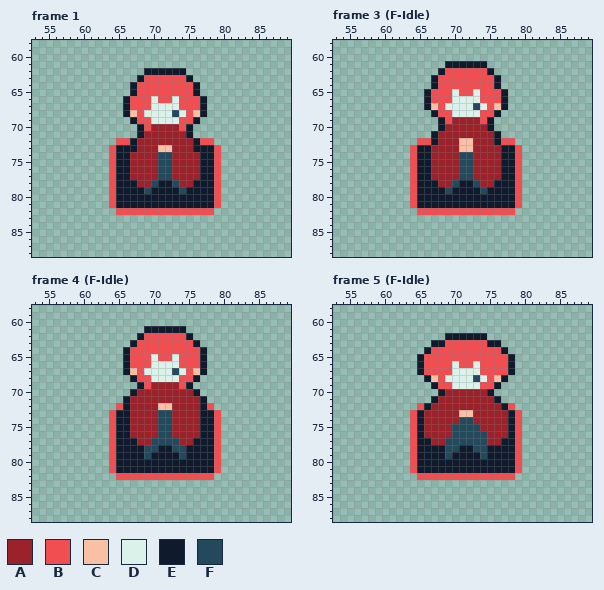
Edited in one commit: pixel-art file (Assets/Animations/Red Character.aseprite). The first picture shows the starting point.
144x144 pixels, 46 frames. Shown: frame 1: x 53..89, y 58..88; frame 3 (F-Idle): x 53..89, y 58..88; frame 4 (F-Idle): x 53..89, y 58..88; frame 5 (F-Idle): x 53..89, y 58..88. The commit also changed other frames, which this record leaves out.
Visible layers, top first: "Flattened", "Head", "Cloak", "Body", "Shadow".
Palette (. is transparent): A #9b222b  B #f14e52  C #fac0a5  D #daf2e9  E #101a2d  F #23495d
Pixels before, frame 1, first column x 64:
62 .....EEEEEE.....
63 ....EBBBBBBE....
64 ...EBBBBBBBBE...
65 ...EBBBBBBBBE...
66 ..EBBBDBBDBBBE..
67 ..EBBBDDDDBBBE..
68 ..ECBDDDDFDBCE..
69 ...EBBDDDDBBE...
70 ....EBAAAABE....
71 ....EAAAAAAE....
72 .BBEAAAAAAAAEBB.
73 BEEEAAACCAAAEEEB
74 BEEAAAAFFAAAAEEB
75 BEEAAAAFFAAAAEEB
76 BEEAAAAFFAAAAEEB
77 BEEAAAAFFAAAAEEB
78 BEEEAAFEEFAAEEEB
79 BEEEEFEEEEFEEEEB
80 BEEEEEEEEEEEEEEB
81 BEEEEEEEEEEEEEEB
82 .BBBBBBBBBBBBBB.
Pixels before, frame 3 (F-Idle), first column x 64:
61 .....EEEEEE.....
62 ....EBBBBBBE....
63 ...EBBBBBBBBE...
64 ...EBBBBBBBBE...
65 ..EBBBDBBDBBBE..
66 ..EBBBDDDDBBBE..
67 ..ECBDDDDFDBCE..
68 ...EBBDDDDBBE...
69 ....EBAAAABE....
70 ....EAAAAAAE....
71 ...EAAAAAAAAE...
72 .BBEAAACCAAAEBB.
73 BEEAAAACCAAAAEEB
74 BEEAAAAFFAAAAEEB
75 BEEAAAAFFAAAAEEB
76 BEEAAAAFFAAAAEEB
77 BEEAAAAFFAAAAEEB
78 BEEEAAFEEFAAEEEB
79 BEEEEFEEEEFEEEEB
80 BEEEEEEEEEEEEEEB
81 BEEEEEEEEEEEEEEB
82 .BBBBBBBBBBBBBB.
Pixels before, frame 4 (F-Idle), first column x 64:
61 .....EEEEEE.....
62 ....EBBBBBBE....
63 ...EBBBBBBBBE...
64 ..EBBBBBBBBBBE..
65 ..EBBBDBBDBBBE..
66 ..EBBBDDDDBBBE..
67 ..ECBDDDDFDBCE..
68 ...EBBDDDDBBE...
69 ....EBAAAABE....
70 ...EAAAAAAAAE...
71 ..EAAAAAAAAAAE..
72 .BEAAAACCAAAAEB.
73 BEEAAAAFFAAAAEEB
74 BEEAAAAFFAAAAEEB
75 BEEAAAAFFAAAAEEB
76 BEEAAAAFFAAAAEEB
77 BEEEAAFFFFAAEEEB
78 BEEEEFFEEFFEEEEB
79 BEEEEFEEEEFEEEEB
80 BEEEEEEEEEEEEEEB
81 BEEEEEEEEEEEEEEB
82 .BBBBBBBBBBBBBB.
Pixels before, frame 5 (F-Idle), first column x 64:
62 .....EEEEEE.....
63 ...EEBBBBBBEE...
64 ..EBBBBBBBBBBE..
65 .EBBBBBBBBBBBBE.
66 .EBBBBDBBDBBBBE.
67 .EBBBBDDDDBBBBE.
68 ..ECBDDDDFDBCE..
69 ...EBBDDDDBBE...
70 ....EAAAAAAE....
71 ...EAAAAAAAAE...
72 .BEAAAAAAAAAAEB.
73 BEAAAAACCAAAAAEB
74 BEAAAAAFFAAAAAEB
75 BEAAAAFFFFAAAAEB
76 BEAAAAFFFFFAAAEB
77 BEEAAFFFFFFAAEEB
78 BEEEEFFEEFFEEEEB
79 BEEEEFEEEEFEEEEB
80 BEEEEEEEEEEEEEEB
81 BEEEEEEEEEEEEEEB
82 .BBBBBBBBBBBBBB.
The same view after the edit:
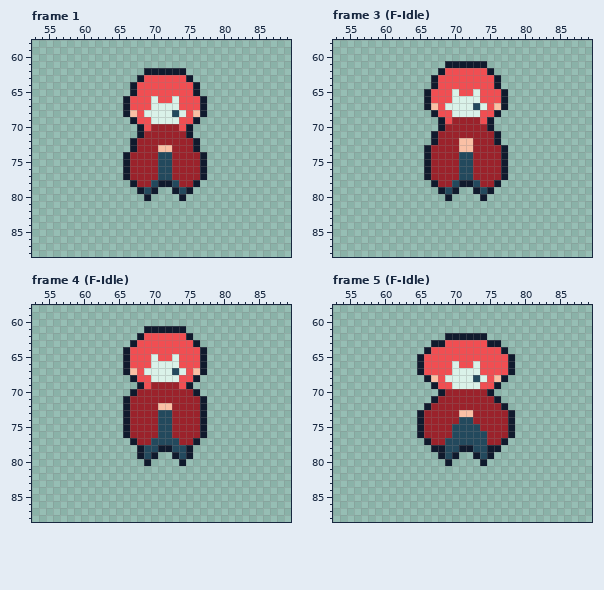
The edit:
layer "Shadow" now hidden
Frame 1:
y 72: x 65..66 BB -> ..; x 77..78 BB -> ..
y 73: x 64..66 BEE -> ...; x 77..79 EEB -> ...
y 74..77: x 64..65 BE -> ..; x 78..79 EB -> ..
y 78: x 64..66 BEE -> ...; x 77..79 EEB -> ...
y 79: x 64..67 BEEE -> ....; x 71..72 EE -> ..; x 76..79 EEEB -> ....
y 80: x 64..68 BEEEE -> .....; x 70..73 EEEE -> ....; x 75..79 EEEEB -> .....
y 81: x 64..79 BEEEEEEEEEEEEEEB -> ................
y 82: x 65..78 BBBBBBBBBBBBBB -> ..............
Frame 3 (F-Idle):
y 72: x 65..66 BB -> ..; x 77..78 BB -> ..
y 73..77: x 64..65 BE -> ..; x 78..79 EB -> ..
y 78: x 64..66 BEE -> ...; x 77..79 EEB -> ...
y 79: x 64..67 BEEE -> ....; x 71..72 EE -> ..; x 76..79 EEEB -> ....
y 80: x 64..68 BEEEE -> .....; x 70..73 EEEE -> ....; x 75..79 EEEEB -> .....
y 81: x 64..79 BEEEEEEEEEEEEEEB -> ................
y 82: x 65..78 BBBBBBBBBBBBBB -> ..............
Frame 4 (F-Idle):
y 72: x 65 B -> .; x 78 B -> .
y 73..76: x 64..65 BE -> ..; x 78..79 EB -> ..
y 77: x 64..66 BEE -> ...; x 77..79 EEB -> ...
y 78: x 64..67 BEEE -> ....; x 76..79 EEEB -> ....
y 79: x 64..67 BEEE -> ....; x 71..72 EE -> ..; x 76..79 EEEB -> ....
y 80: x 64..68 BEEEE -> .....; x 70..73 EEEE -> ....; x 75..79 EEEEB -> .....
y 81: x 64..79 BEEEEEEEEEEEEEEB -> ................
y 82: x 65..78 BBBBBBBBBBBBBB -> ..............
Frame 5 (F-Idle):
y 72: x 65 B -> .; x 78 B -> .
y 73..76: x 64 B -> .; x 79 B -> .
y 77: x 64..65 BE -> ..; x 78..79 EB -> ..
y 78: x 64..66 BEE -> ...; x 77..79 EEB -> ...
y 79: x 64..67 BEEE -> ....; x 71..72 EE -> ..; x 76..79 EEEB -> ....
y 80: x 64..68 BEEEE -> .....; x 70..73 EEEE -> ....; x 75..79 EEEEB -> .....
y 81: x 64..79 BEEEEEEEEEEEEEEB -> ................
y 82: x 65..78 BBBBBBBBBBBBBB -> ..............
